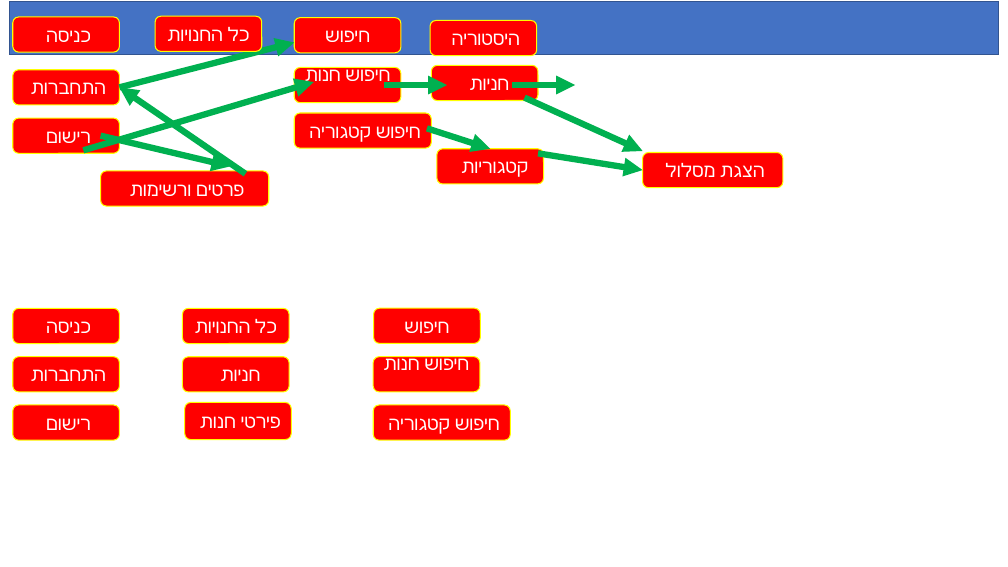
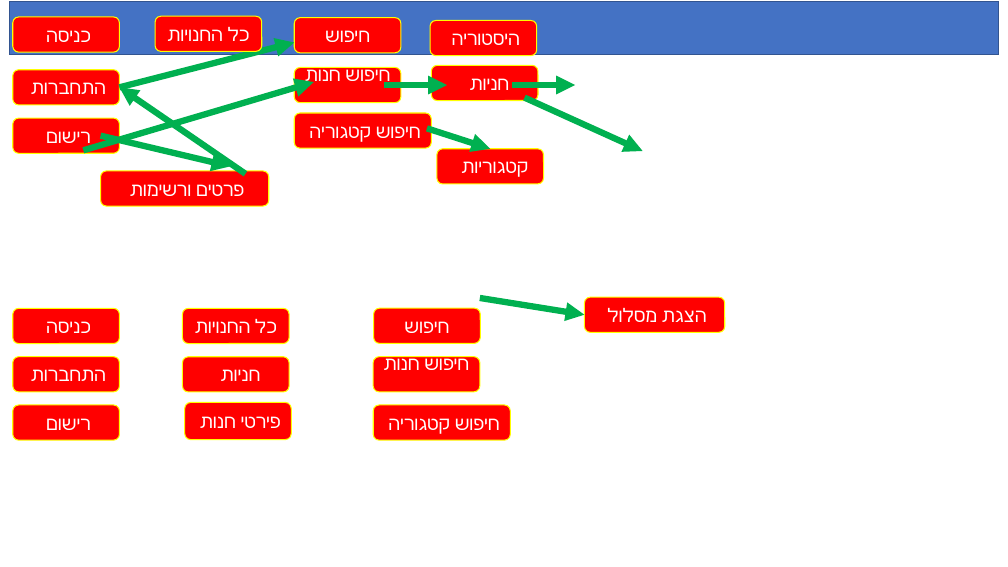
Before and after one commit to lielGlazer/mallwayze, a slide deck: slide 1 of תצוגה.pptx. Drawn at 1008x567 pixels with LibreOffice and Linux fonts; fonts in the diff are those of the drawing. Boxes give left, top, right and bottom in pixels: in the first picture for what was removed or moved away, otherwise in the second. Text is boxed around its words. In the diff, an @@ line names an element or a change of style, - is before the commit and + after.

```diff
--- a/תצוגה.pptx
+++ b/תצוגה.pptx
@@ arrow moved from (538, 154) - (643, 170) to (480, 298) - (585, 315) @@
@@ rounded rectangle "הצגת מסלול": place and size @@
-rounded rectangle "הצגת מסלול" at (643, 153, 783, 188)
+rounded rectangle "הצגת מסלול" at (585, 297, 725, 333)
```
Also in this commit, not shown: 19 other files.
